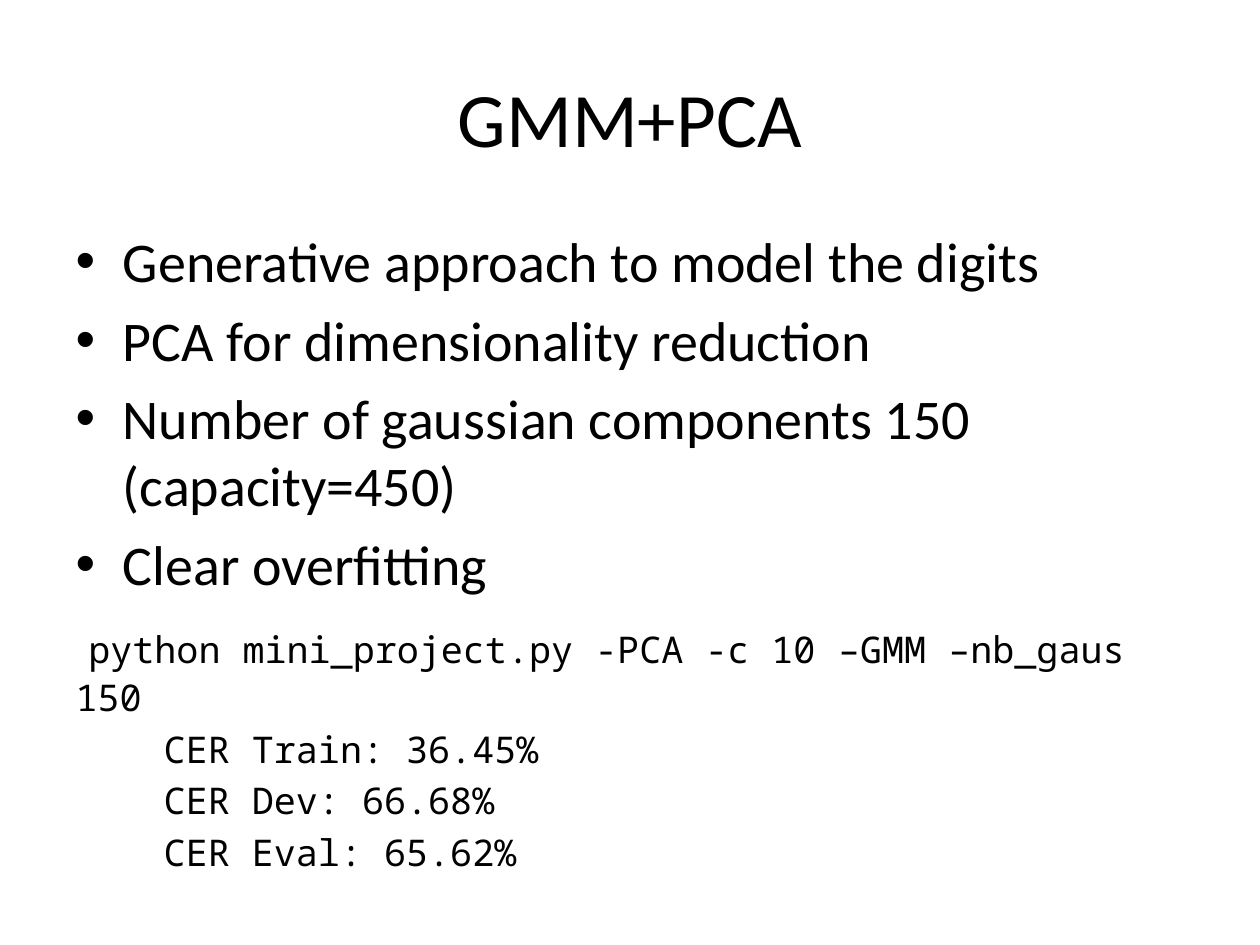
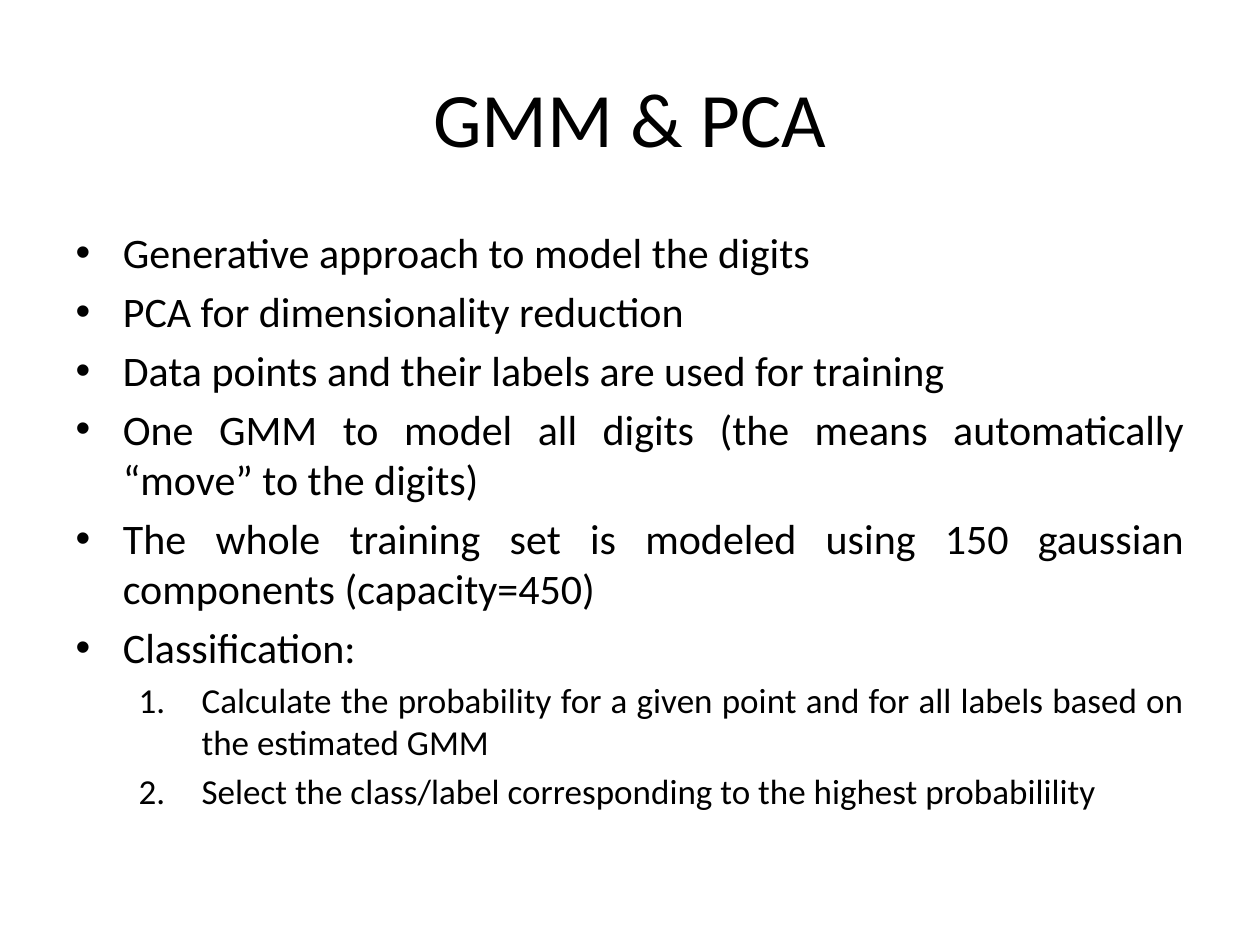
Before and after one commit to tiagofrepereira2012/FSPR_miniproject, a slide deck: slide 7 of presentation/Presentation.pptx (slide 4 before the commit). Drawn at 1260x945 pixels with LibreOffice and Linux fonts; fonts in the diff are those of the drawing. Boxes give left, top, right and bottom in pixels: in the first picture for what was removed or moved away, otherwise in the second. Text is boxed around its words. In the diff, an @@ line names an element or a change of style, - is before the commit and + after.

```diff
--- a/presentation/Presentation.pptx
+++ b/presentation/Presentation.pptx
@@ title at (433,97,826,148): text changed @@
-GMM+PCA
+GMM & PCA
@@ text at (123,238,810,334): size 32 to 24 pt in "Generative approach to model the digits", "PCA for dimensionality reduction"; alignment left to justified; less space between paragraphs @@
@@ text at (123,356,1184,810): text changed; size 21 to 24 pt; font Noto Sans Mono to Calibri @@
-• Number of gaussian components 150 (capacity=450)
-• Clear overfitting
-python mini_project.py -PCA -c 10 –GMM –nb_gaus 150
-CER Train: 36.45%
-CER Dev: 66.68%
-CER Eval: 65.62%
+• Data points and their labels are used for training
+• One GMM to model all digits (the means automatically “move” to the digits)
+• The whole training set is modeled using 150 gaussian components (capacity=450)
+• Classification:
+  1. Calculate the probability for a given point and for all labels based on the estimated GMM
+  2. Select the class/label corresponding to the highest probabilility
```
Also in this commit, not shown: 4 other slides changed, 8 slides added, 2 slides removed, 1 other file.
